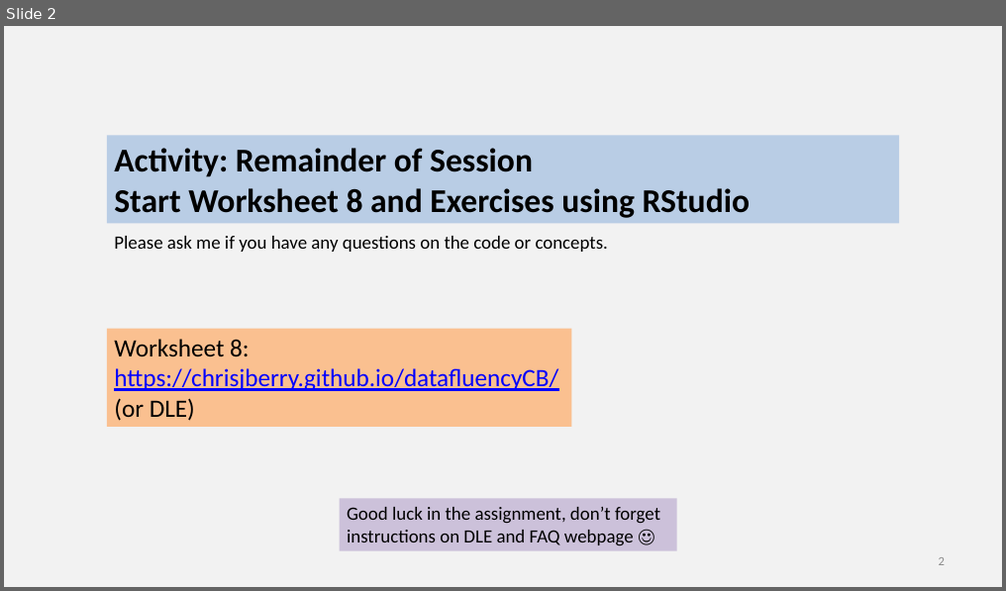
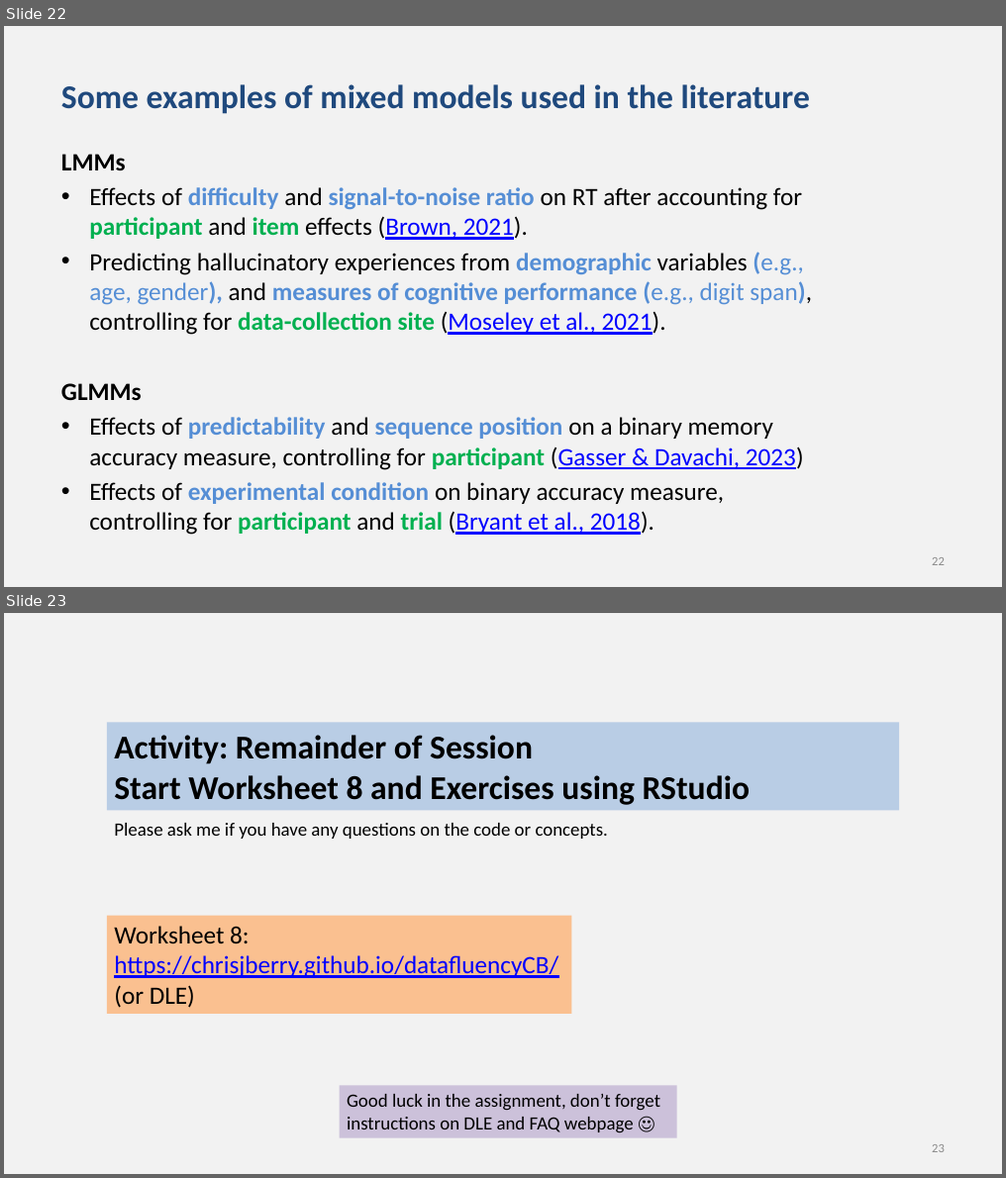
Before and after one commit to chrisjberry/datafluencyCB, a slide deck: docs/slides/PSYC761_L8_MixedModels.pptx. Shown one above the other, each under a label of ours: slide 2 before the commit, slides 22 and 23 after it. The pictures are 1006x591 and 1006x1178 pixels, drawn with LibreOffice and Linux fonts; fonts in the diff are those of the drawing. Boxes give left, top, right and bottom in pixels: in the first picture for what was removed or moved away, otherwise in the second. Text is boxed around its words. In the diff, an @@ line names an element or a change of style, - is before the commit and + after.

```diff
--- a/docs/slides/PSYC761_L8_MixedModels.pptx
+++ b/docs/slides/PSYC761_L8_MixedModels.pptx
@@ slide 22 added at bbox=[4, 26, 1002, 587], background #F2F2F2 @@
@@ title added at bbox=[61, 84, 810, 114], 32 pt, text #1F497D, bold @@
+Some examples of mixed models used in the literature
@@ text added at bbox=[61, 154, 812, 535], 24.1 pt, text #000000 @@
+LMMs
+• Effects of difficulty and signal-to-noise ratio on RT after accounting for participant and item effects (Brown, 2021).
+• Predicting hallucinatory experiences from demographic variables (e.g., age, gender), and measures of cognitive performance (e.g., digit span), controlling for data-collection site (Moseley et al., 2021).
+GLMMs
+• Effects of predictability and sequence position on a binary memory accuracy measure, controlling for participant (Gasser & Davachi, 2023)
+• Effects of experimental condition on binary accuracy measure, controlling for participant and trial (Bryant et al., 2018).
@@ page number added at bbox=[932, 558, 944, 566], 12 pt, text #8C8C8C @@
+22
@@ what was slide 2 is now slide 23 @@
@@ page number at bbox=[932, 1145, 944, 1153]: text changed @@
-2
+23
```
Also in this commit, not shown: 20 other slides added.
